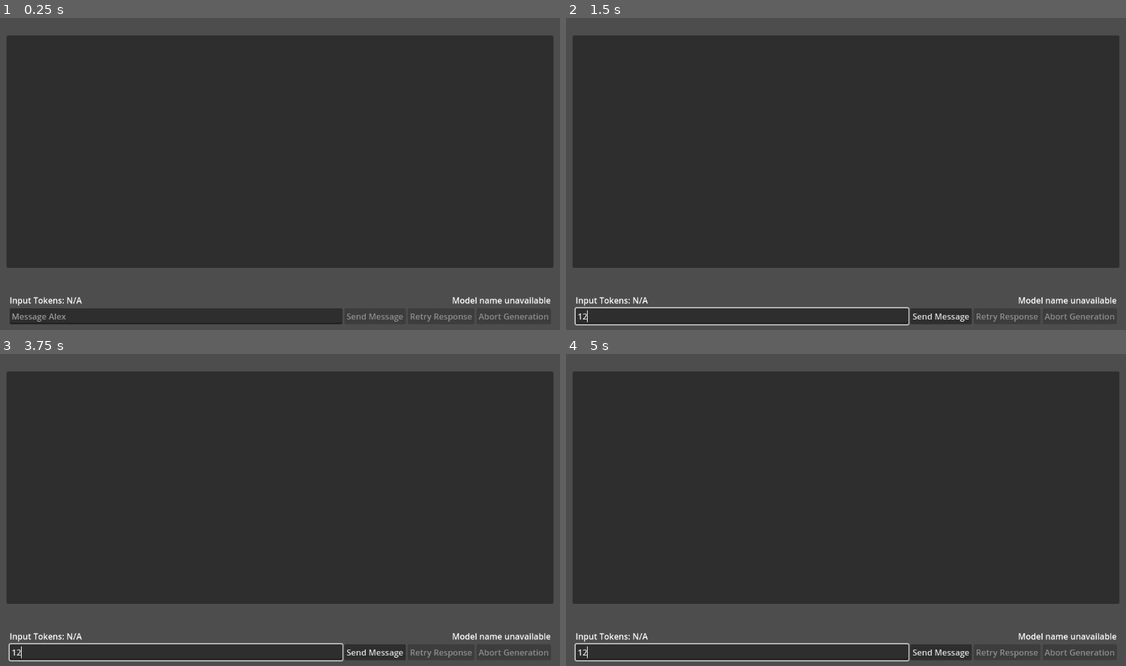
Above: before the commit, frames 1-4 (two rows, left to right).
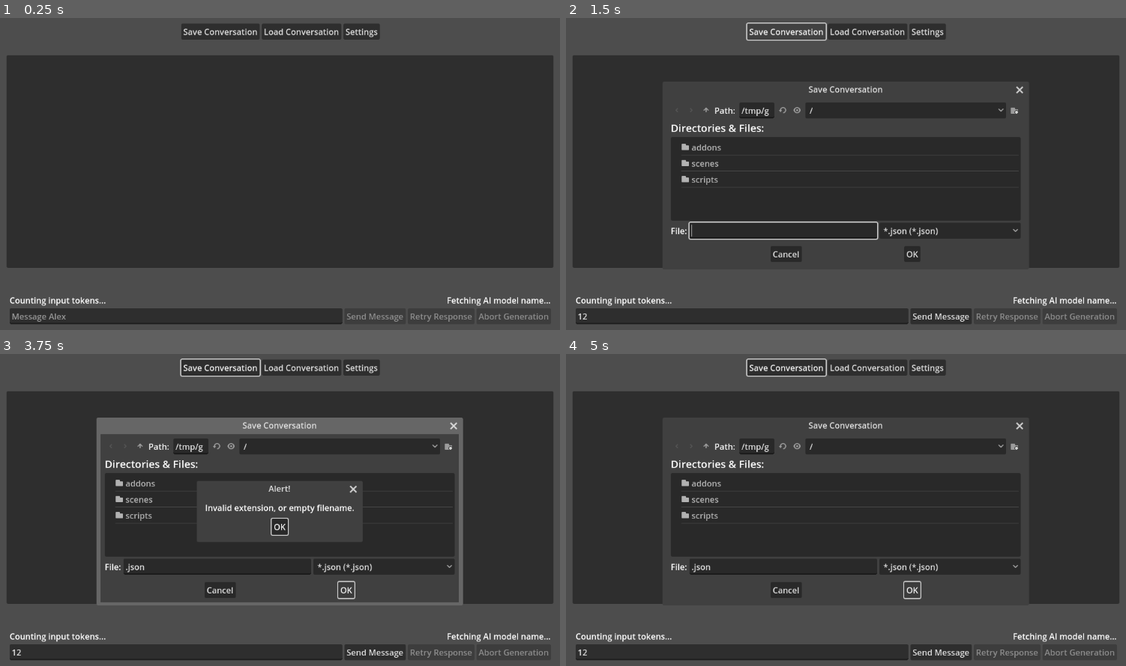
Above: after the commit, the same moments.

Repository: TheSiriusSystem/KoboldAI-Frontend
Game: Godot game, scene res://scenes/application.tscn
Two runs of this game, one before a commit and one after it. Both use one fixed random seed, a clock stepped at 60 frames per second and the inputs below.
Inputs (mouse positions are in pixels of both pictures, inside the frame that each line leads up to):
- Up to frame 1 (0.25 s): no input
- Up to frame 2 (1.5 s): click (739, 317) at 0.52 s; type "12" at 0.6 s; click (784, 30) at 1.25 s, where only the run after the commit has a clickable "Save Conversation"
- Up to frame 3 (3.75 s): click (302, 366) at 2 s, where only the run after the commit has a clickable "Load Conversation"; click (364, 366) at 2.75 s, where only the run after the commit has a clickable "Settings"; click (347, 591) at 3.5 s, where only the run after the commit has a clickable "OK"
- Up to frame 4 (5 s): click (913, 591) at 4.25 s, where only the run after the commit has a clickable "OK"

The runs differ from the first frame. In frame 1, 7.2% of the frame differs, in the area x 1-99%, y 1-93%; in frame 2, 9.0%; in frame 3, 14%, in the area x 1-99%, y 1-99%; in frame 4, 9.1%.
Error after the commit: Cannot call method 'request' on a null value. (res://scripts/ui/ai_model_name.gd:10)

Commit message:
Add conversation saving and loading

Diff:
--- a/scenes/application.tscn
+++ b/scenes/application.tscn
@@ -9,6 +9,28 @@
 script = ExtResource("1_y0uus")
 message_body_scene = ExtResource("2_egwlb")
 
+[node name="Buttons" type="HBoxContainer" parent="."]
+anchors_preset = 5
+anchor_left = 0.5
+anchor_right = 0.5
+offset_left = -190.5
+offset_top = 18.0
+offset_right = 191.5
+offset_bottom = 49.0
+grow_horizontal = 2
+
+[node name="SaveConversation" type="Button" parent="Buttons"]
+layout_mode = 2
+text = "Save Conversation"
+
+[node name="LoadConversation" type="Button" parent="Buttons"]
+layout_mode = 2
+text = "Load Conversation"
+
+[node name="Settings" type="Button" parent="Buttons"]
+layout_mode = 2
+text = "Settings"
+
 [node name="PanelContainer" type="PanelContainer" parent="."]
 anchors_preset = 8
 anchor_left = 0.5
@@ -16,7 +38,7 @@
 anchor_right = 0.5
 anchor_bottom = 0.5
 offset_left = -526.0
-offset_top = -283.0
+offset_top = -245.0
 offset_right = 526.0
 offset_bottom = 165.0
 grow_horizontal = 2
@@ -111,30 +133,51 @@
 disabled = true
 text = "Abort Generation"
 
+[node name="Dialogs" type="Node" parent="."]
+
+[node name="SaveChatDialog" type="FileDialog" parent="Dialogs"]
+unique_name_in_owner = true
+title = "Save Conversation"
+size = Vector2i(303, 180)
+mode_overrides_title = false
+access = 2
+filters = PackedStringArray("*.json")
+
+[node name="LoadChatDialog" type="FileDialog" parent="Dialogs"]
+unique_name_in_owner = true
+auto_translate_mode = 1
+title = "Load Conversation"
+size = Vector2i(303, 180)
+ok_button_text = "Open"
+mode_overrides_title = false
+file_mode = 0
+access = 2
+filters = PackedStringArray("*.json")
+
 [node name="HTTPRequests" type="Node" parent="."]
 
-[node name="GenerateAIResponse" type="HTTPRequest" parent="HTTPRequests"]
+[node name="GenerateAIResponseRequest" type="HTTPRequest" parent="HTTPRequests"]
 unique_name_in_owner = true
 
-[node name="AbortAIResponse" type="HTTPRequest" parent="HTTPRequests"]
+[node name="AbortAIResponseRequest" type="HTTPRequest" parent="HTTPRequests"]
 unique_name_in_owner = true
 
-[node name="TokenizeUserInput" type="HTTPRequest" parent="HTTPRequests"]
+[node name="TokenizeUserInputRequest" type="HTTPRequest" parent="HTTPRequests"]
 unique_name_in_owner = true
 
-[node name="GetAIModel" type="HTTPRequest" parent="HTTPRequests"]
+[node name="GetAIModelRequest" type="HTTPRequest" parent="HTTPRequests"]
 unique_name_in_owner = true
 
-[node name="Timer" type="Timer" parent="."]
-wait_time = 600.0
-autostart = true
-
+[connection signal="pressed" from="Buttons/SaveConversation" to="Dialogs/SaveChatDialog" method="popup_centered_ratio" binds= [0.5]]
+[connection signal="pressed" from="Buttons/LoadConversation" to="Dialogs/LoadChatDialog" method="popup_centered_ratio" binds= [0.5]]
 [connection signal="text_changed" from="VBoxContainer/ChatBox/MessageEdit" to="." method="_on_message_edit_text_changed"]
 [connection signal="text_changed" from="VBoxContainer/ChatBox/MessageEdit" to="VBoxContainer/SideInfo/UserInputTokenCount" method="_on_message_edit_text_changed"]
 [connection signal="text_submitted" from="VBoxContainer/ChatBox/MessageEdit" to="." method="_on_message_edit_text_submitted"]
 [connection signal="pressed" from="VBoxContainer/ChatBox/SendMessageButton" to="." method="_on_send_message_pressed"]
 [connection signal="pressed" from="VBoxContainer/ChatBox/RetryResponseButton" to="." method="_on_retry_response_pressed"]
 [connection signal="pressed" from="VBoxContainer/ChatBox/AbortGenerationButton" to="." method="_on_abort_generation_pressed"]
-[connection signal="request_completed" from="HTTPRequests/GenerateAIResponse" to="." method="_on_generate_ai_response_request_completed"]
-[connection signal="request_completed" from="HTTPRequests/TokenizeUserInput" to="VBoxContainer/SideInfo/UserInputTokenCount" method="_on_tokenize_user_input_request_completed"]
-[connection signal="request_completed" from="HTTPRequests/GetAIModel" to="VBoxContainer/SideInfo/AIModelName" method="_on_get_ai_model_request_completed"]
+[connection signal="file_selected" from="Dialogs/SaveChatDialog" to="." method="_on_save_chat_dialog_file_selected"]
+[connection signal="file_selected" from="Dialogs/LoadChatDialog" to="." method="_on_load_chat_dialog_file_selected"]
+[connection signal="request_completed" from="HTTPRequests/GenerateAIResponseRequest" to="." method="_on_generate_ai_response_request_completed"]
+[connection signal="request_completed" from="HTTPRequests/TokenizeUserInputRequest" to="VBoxContainer/SideInfo/UserInputTokenCount" method="_on_tokenize_user_input_request_completed"]
+[connection signal="request_completed" from="HTTPRequests/GetAIModelRequest" to="VBoxContainer/SideInfo/AIModelName" method="_on_get_ai_model_request_completed"]
--- a/scripts/application.gd
+++ b/scripts/application.gd
@@ -1,6 +1,8 @@
 extends CanvasLayer
 
 
+const DEFAULT_USER_NAME: String = "User"
+const DEFAULT_MESSAGES: PackedStringArray = []
 const AI_NAME: String = "Alex"
 const AI_CONTEXT_SIZE: int = 1024
 const AI_MAX_OUTPUT: int = 320
@@ -19,9 +21,11 @@
 @onready var abort_generation_button: Button = %AbortGenerationButton
 @onready var generate_ai_response_request: HTTPRequest = %GenerateAIResponse
 @onready var abort_ai_response_request: HTTPRequest = %AbortAIResponse
+@onready var save_chat_dialog: FileDialog = %SaveChatDialog
+@onready var load_chat_dialog: FileDialog = %LoadChatDialog
 
-var _user_name: String = "User"
-var _messages: Array = []
+var _user_name: String = DEFAULT_USER_NAME
+var _messages: Array = DEFAULT_MESSAGES.duplicate()
 var _is_busy: bool = false:
 	set(value):
 		_is_busy = value
@@ -80,7 +84,7 @@
 	if not _is_busy:
 		_messages.remove_at(message_index)
 		_populate_message_list()
-		retry_response_button.disabled = _messages.size() == 1 or not _is_last_message_from_ai()
+		update_retry_button_state()
 
 
 func _populate_message_list() -> void:
@@ -101,6 +105,10 @@
 			_remove_message(message_index)
 		)
 		message_body_container.add_child(message_body)
+
+
+func update_retry_button_state() -> void:
+	retry_response_button.disabled = _messages.size() == 1 or not _is_last_message_from_ai()
 
 
 func get_seconds() -> float:
@@ -144,6 +152,28 @@
 		}))
 
 
+func _on_save_chat_dialog_file_selected(path: String) -> void:
+	var file: FileAccess = FileAccess.open(path, FileAccess.WRITE)
+	if file:
+		file.store_string(JSON.stringify({
+			"user_name": _user_name,
+			"messages": _messages
+		}, "\t"))
+		file.close()
+
+
+func _on_load_chat_dialog_file_selected(path: String) -> void:
+	var file: FileAccess = FileAccess.open(path, FileAccess.READ)
+	if file:
+		var json: JSON = JSON.new()
+		if json.parse(file.get_as_text()) == Error.OK:
+			_user_name = json.data.get("user_name", DEFAULT_USER_NAME)
+			_messages = json.data.get("messages", DEFAULT_MESSAGES.duplicate())
+			_populate_message_list()
+			update_retry_button_state()
+		file.close()
+
+
 func _on_generate_ai_response_request_completed(_result: HTTPRequest.Result, response_code: int, _headers: PackedStringArray, body: PackedByteArray) -> void:
 	if response_code != Constants.SUCCESS_RESPONSE_CODE:
 		print("%s: Error" % generate_ai_response_request.name)
